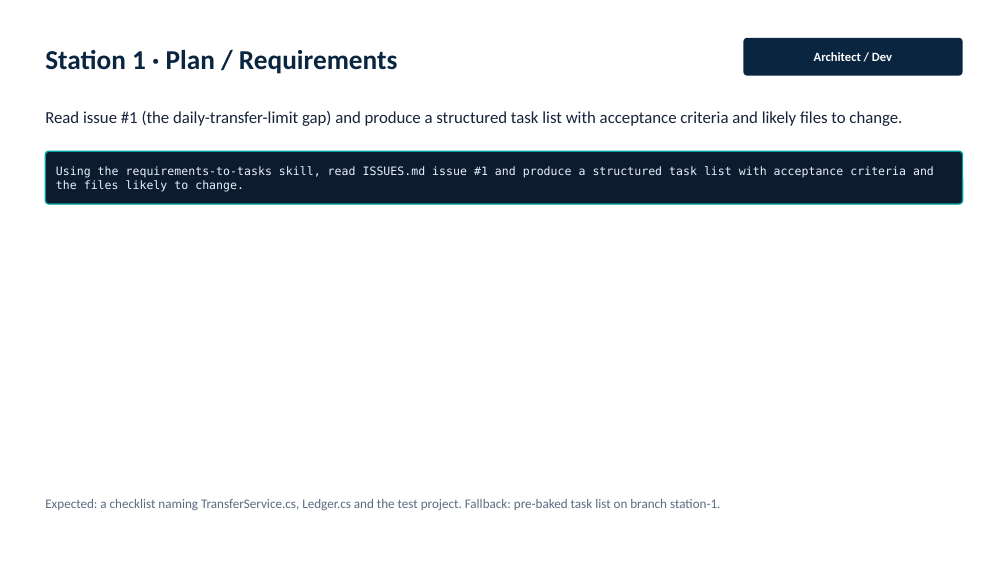
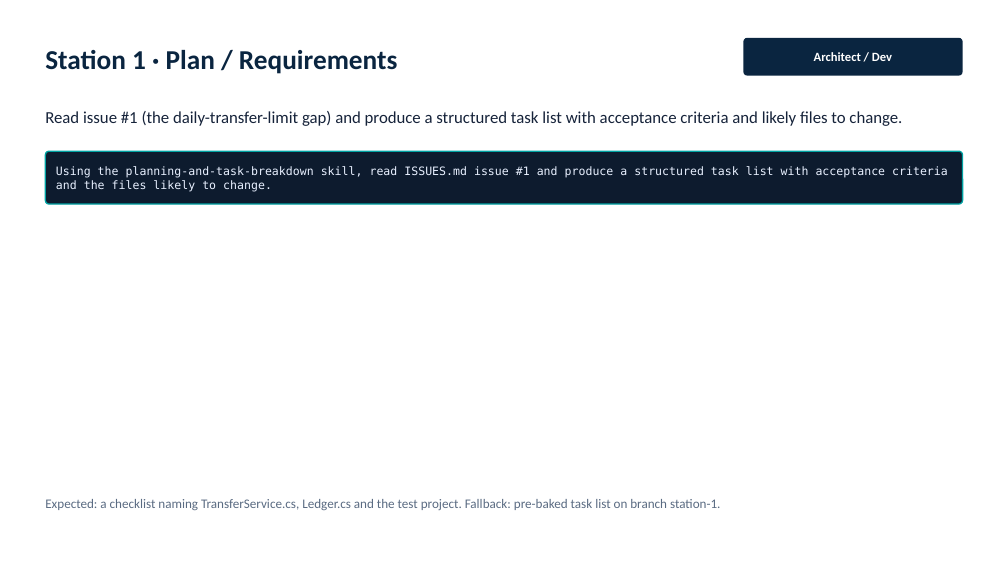
Before and after one commit to amilos/agentic-coding-101, a slide deck: slide 15 of slides/agentic-coding-101.pptx. Drawn at 1008x567 pixels with LibreOffice and Linux fonts; fonts in the diff are those of the drawing. Boxes give left, top, right and bottom in pixels: in the first picture for what was removed or moved away, otherwise in the second. Text is boxed around its words. In the diff, an @@ line names an element or a change of style, - is before the commit and + after.

```diff
--- a/slides/agentic-coding-101.pptx
+++ b/slides/agentic-coding-101.pptx
@@ text at (56, 166, 948, 191): text changed @@
-Using the requirements-to-tasks skill, read ISSUES.md issue #1 and produce a structured task list with acceptance criteria and the files likely to change.
+Using the planning-and-task-breakdown skill, read ISSUES.md issue #1 and produce a structured task list with acceptance criteria and the files likely to change.
```
Also in this commit, not shown: 8 other slides changed, 15 other files.
